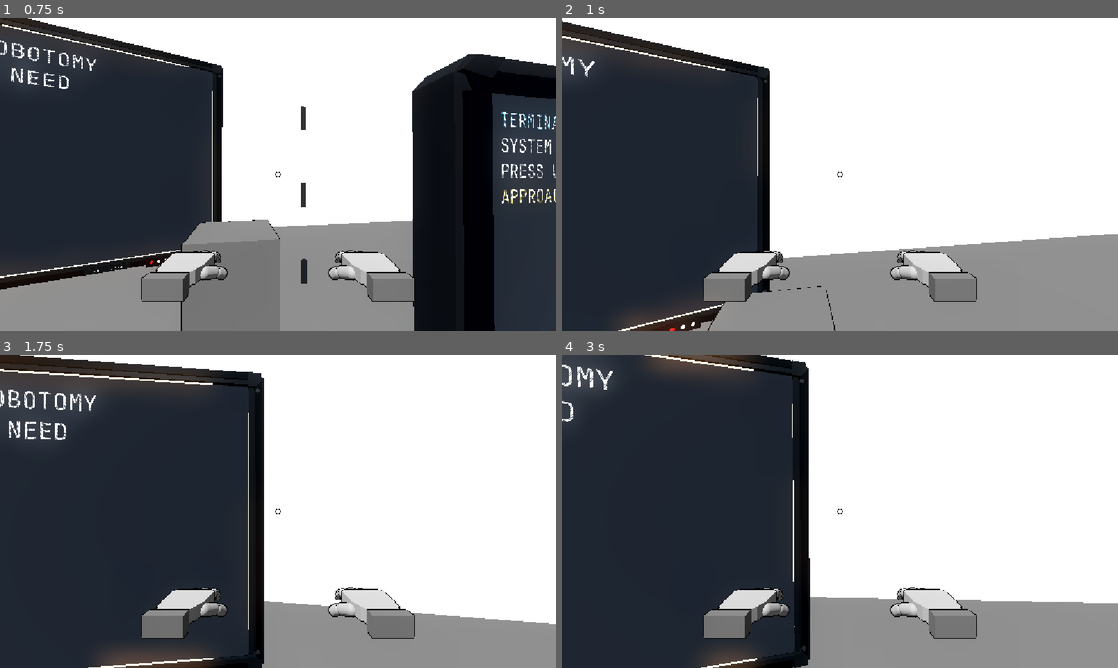
Above: before the commit, frames 1-4 (two rows, left to right).
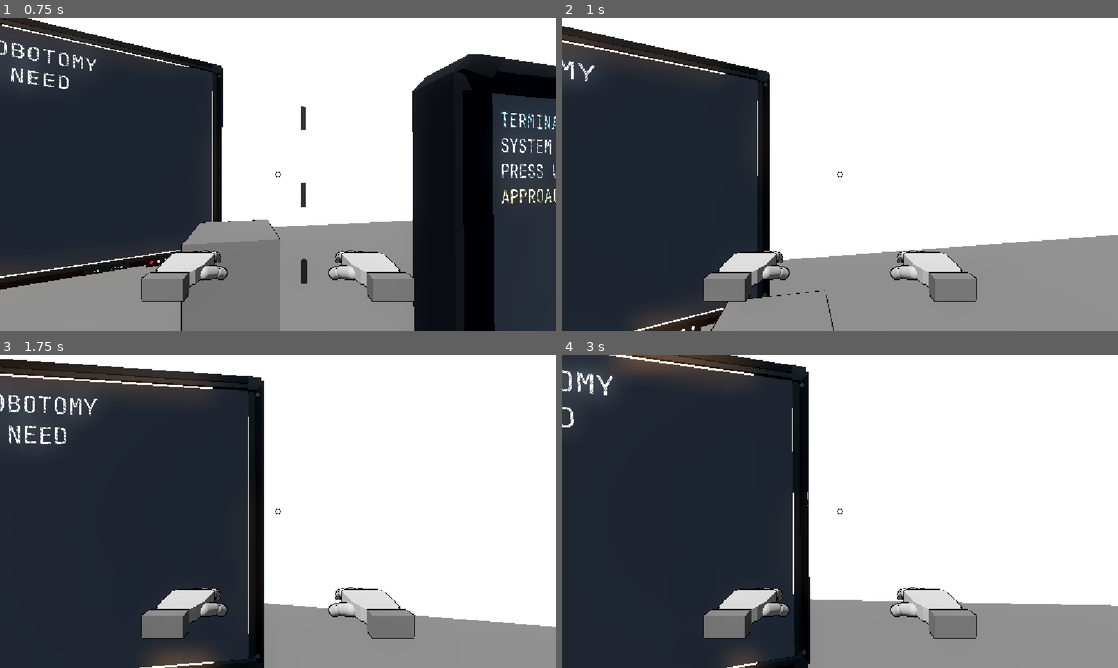
Above: after the commit, the same moments.

Repository: greedisfaust/fowl-play-project
Game: Godot game, scene res://arena/test_arena.tscn
Same seed, same stepped clock (60 frames per second), same inputs: the game is played once before the commit and once after it.
Inputs (mouse positions are in pixels of both pictures, inside the frame that each line leads up to):
- Up to frame 1 (0.75 s): tap Enter at 0.5 s; move the mouse to (305, 174) at 0.52 s; hold W (move_forward) from 0.53 s (still down); hold E (interact) from 0.53 s (still down); click (305, 174) at 0.67 s
- Up to frame 2 (1 s): keep holding W (move_forward); keep holding E (interact); tap Space (jump) at 0.77 s
- Up to frame 3 (1.75 s): keep holding W (move_forward); move the mouse to (250, 511) at 1.27 s; release E (interact) at 1.28 s; click (250, 511) at 1.35 s; tap Space (jump) at 1.52 s
- Up to frame 4 (3 s): keep holding W (move_forward); move the mouse to (851, 505) at 2.02 s; hold Q (punch) 2.03-2.78 s; tap Space (jump) at 2.75 s; move the mouse to (834, 517) at 2.77 s; tap Enter at 2.85 s; click (834, 517) at 2.92 s

Frame 1 is identical in both runs. In frame 2, 2.1% of the frame differs, in the area x 0-100%, y 0-100%; in frame 3, 3.5%; in frame 4, 2.4%.

Commit message:
tune: loosen turns and slightly raise jump height

Diff:
--- a/fowl-play/core/tuning.gd
+++ b/fowl-play/core/tuning.gd
@@ -9,8 +9,9 @@
 const PLAYER_RUN_SPEED_MPS: float = 8.0
 const PLAYER_ACCELERATION_MPS2: float = 14.0
 const PLAYER_DECELERATION_MPS2: float = 18.0
+const PLAYER_TURN_ACCELERATION_MPS2: float = 24.0
 const PLAYER_AIR_CONTROL_MULTIPLIER: float = 0.55
-const JUMP_SPEED_MPS: float = 6.5
+const JUMP_SPEED_MPS: float = 6.9
 const JUMP_COYOTE_TIME_S: float = 0.10
 const JUMP_BUFFER_TIME_S: float = 0.12
 const JUMP_RELEASE_MULTIPLIER: float = 0.45
